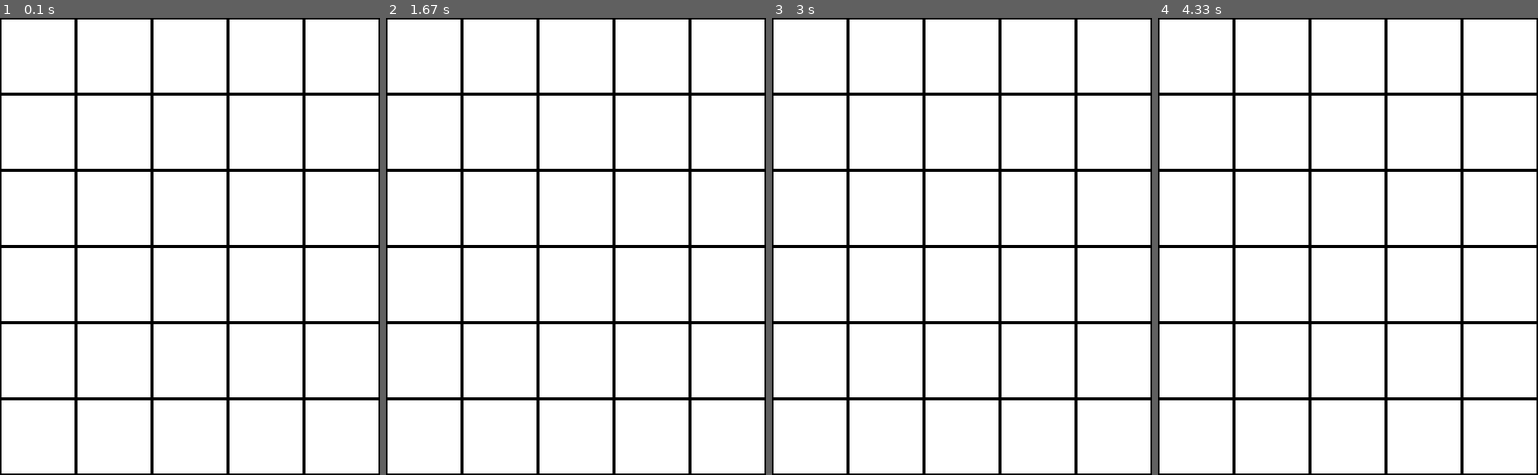
Above: before the commit, frames 1-4 (left to right).
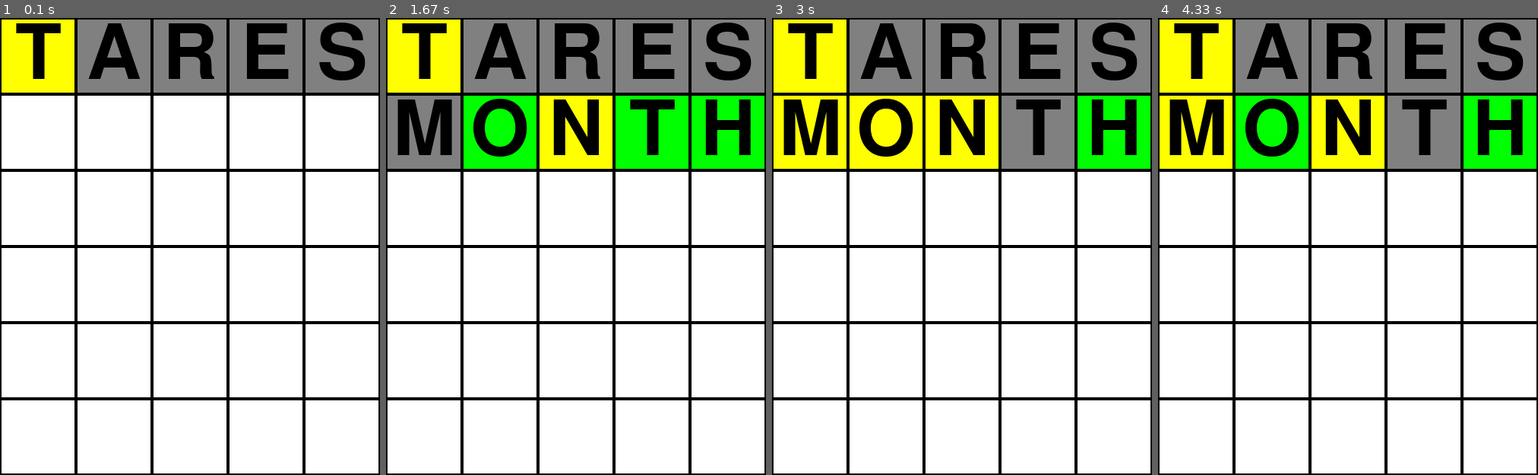
Above: after the commit, the same moments.

Repository: SamuelBanfield/wordleBot
Game: pygame game, started from run.py
The game is run twice, just before and just after one commit, with the same random seed, the same clock (stepped at 60 frames per second) and the same inputs.
Inputs (mouse positions are in pixels of both pictures, inside the frame that each line leads up to):
- Up to frame 1 (0.1 s): no input
- Up to frame 2 (1.67 s): tap Enter at 0.33 s; press the mouse at (633, 86) at 0.7 s; move the mouse to (674, 246) at 0.8 s; release the mouse at (716, 406) at 0.93 s; click (484, 155) at 1.07 s; click (564, 168) at 1.4 s
- Up to frame 3 (3 s): click (908, 150) at 1.73 s; click (817, 145) at 2.07 s; click (851, 159) at 2.4 s; click (1045, 136) at 2.77 s
- Up to frame 4 (4.33 s): click (1264, 164) at 3.27 s; click (1264, 164) at 3.57 s; press the mouse at (1264, 164) at 3.87 s; move the mouse to (1260, 145) at 3.97 s; release the mouse at (1256, 127) at 4.1 s; click (1275, 136) at 4.23 s

The runs differ from the first frame. In frame 1, 15% of the frame differs, in the area x 0-100%, y 0-17%; in frame 2, 31%, in the area x 0-100%, y 0-33%; in frame 3, 31%; in frame 4, 31%.

Commit message:
Separate out guesser UI to a separate file

Diff:
--- a/bot/wordle.py
+++ b/bot/wordle.py
@@ -43,8 +43,11 @@
 			if event.type == QUIT:
 				pygame.quit()
 				sys.exit()
-			if event.type == KEYUP:
-				self.handle_key_up(event.key)
+			self.handle_event(event)
+
+	def handle_event(self, event):
+		if event.type == KEYUP:
+			self.handle_key_up(event.key)
 
 	def handle_key_up(self, key):
 		if K_a <= key <= K_z: # Letter keys
--- a/bot/wordle_solver.py
+++ b/bot/wordle_solver.py
@@ -1,22 +1,20 @@
 '''
 Words that arent words: lieth, dieth, grook, shmoo, chiff, goeth
 '''
-import wordle, math, pygame, sys, os
+import math
 from pygame.locals import *
 
-from bot.game import GameObject, compare_words
+from bot.game import GameObject, compare_words, generate_word_list
 from itertools import product
 
 
-current_loc = os.path.dirname(__file__)
-
-file = current_loc + '/wordlists/bigWordFile.txt'
-small_file = current_loc + '/wordlists/5letterwords.txt'
-official_file = current_loc + '/wordlists/officialAnswerList.txt'
+file = 'wordlists/bigWordFile.txt'
+small_file = 'wordlists/5letterwords.txt'
+official_file = 'wordlists/officialAnswerList.txt'
 
 def f(x):
 	# These constants are determined by making alog(x)+b pass through (0,1), (us,mu), (5.4, 2.7)
-	mu = 3.35
+	# mu = 3.35
 	us = 10.84
 	x0 = -4.5
 	return 1 + (mu - 1) * math.log(1 - (x / x0), 10) / math.log(1 - (us / x0), 10)
@@ -26,7 +24,7 @@
 	patterns = []
 	frequencies = []
 	for word in word_list:
-		pattern = wordle.compare(answer, word)
+		pattern = compare_words(answer, word)
 		if pattern in patterns:
 			frequencies[patterns.index(pattern)] += 1
 		else:
@@ -50,6 +48,17 @@
 	return word_with_entropy
 
 def play_wordle_bot(answer_list, word_list, word, c_dict):
+	"""
+	Simulates a bot playing the Wordle game and returns the number of guesses taken to find the correct answer.
+	Parameters:
+	answer_list (list of str): The list of possible solutions.
+	word_list (list of str): The list of allowed guesses.
+	word (str): The target word to be guessed by the bot.
+	c_dict (dict): A dictionary mapping colourings to the next guess word.
+	Returns:
+	int: The number of guesses taken to find the correct answer. Returns 100 if the bot fails to find the answer within 6 guesses.
+	Notes: The bot starts with the word 'tares' as it maximizes expected entropy with no information.
+	"""
 	# Answer list is the list of possible solutions, test_list is the list of allowed guesses
 	word_with_max_entropy = 'tares' # Always using this word as it maximises expected entropy with no information
 	game = GameObject(word)
@@ -69,8 +78,7 @@
 
 		# Should never run, catches incorrect word errors
 		if len(answer_list) == 0:
-			print('Word not in word list!')
-			return
+			raise ValueError('Word not in word list!')
 
 		# Refreshes the entropies and selects the most entropic word as next guess
 		if len(answer_list) < 3:
@@ -83,61 +91,6 @@
 			next_guess = e[-1][0]
 
 	return 100 # Returns 100 in the case of a loss
-
-def wordle_bot_with_unknown_answer(word_list, test_list, c_dict):
-	word_with_max_entropy = 'tares'
-	game = GameObject('', 1)
-	game.guess(word_with_max_entropy)
-	font = pygame.font.Font(pygame.font.get_default_font(), 100)
-	width = 500
-	height = 600
-	screen = pygame.display.set_mode((width, height))
-	screen.fill((255,255,255))
-	clock = pygame.time.Clock()
-	fps = 20
-	playing = True
-	while playing:
-		for event in pygame.event.get():
-			if event.type == QUIT:
-				pygame.quit()
-				sys.exit()
-			if event.type == KEYUP:
-				if event.key == K_SPACE:
-					print(game.colourings, game.guesses)
-					if len(game.colourings[game.currentGuess-1]) == 5:
-						colouring_complete = True
-						for colouring in game.colourings[game.currentGuess-1]:
-							if colouring == -1:
-								colouring_complete = False
-						if colouring_complete:
-							test_list = [word for word in test_list if game.colourings[game.currentGuess-1] == compare_words(game.guesses[game.currentGuess-1], word)]
-							if game.currentGuess == 1:
-								next_guess = c_dict[tuple(game.colourings[game.currentGuess-1])]
-							else:
-								scores = get_all_entropies(test_list, word_list)
-								n = len(test_list)
-								if n == 0:
-									'No possibilities'
-								p = 1/n
-								score = game.currentGuess-1
-								for pair in scores:
-									if pair[0] in test_list:
-										pair[1] = (score+1)*(p) + (1-p)*(score+1+f(math.log(n, 2)-pair[1]))
-									else:
-										pair[1] = score+1+f(math.log(n, 2)-pair[1])
-								scores.sort(reverse = True, key = lambda pair: pair[1])
-								next_guess = scores[-1][0]
-
-							print(len(test_list))
-							game.guess(next_guess)
-			if event.type == MOUSEBUTTONUP:
-				mouse = pygame.mouse.get_pos()
-				mouse_tile = [mouse[0]//100, mouse[1]//100]
-				if mouse_tile[1] == game.currentGuess-1:
-					game.colourings[mouse_tile[1]][mouse_tile[0]] += 1
-					game.colourings[mouse_tile[1]][mouse_tile[0]] = game.colourings[mouse_tile[1]][mouse_tile[0]] % 3
-		wordle.drawScreen(screen, game, font)
-		clock.tick(fps)
 
 def create_initial_colourings_file(word_list, test_words, sol):
 	initial_colourings_dict = {}
@@ -167,13 +120,8 @@
 	return initial_colourings_dict
 
 def main():
-	word_list = wordle.generateWordList(file)
-	#test_list = copy.copy(word_list)
-	test_words = wordle.generateWordList(small_file)
-	c_dict = load_colouring_dict(current_loc+'/colourings/initialColourings2')
-	# play_wordle_bot(test_words, word_list, 'tares', c_dict)
-	wordle_bot_with_unknown_answer(test_words, word_list, c_dict)
-
-
-if __name__ == '__main__':
-	main()
+	word_list = generate_word_list(file)
+	test_words = generate_word_list(small_file)
+	c_dict = load_colouring_dict('colourings/initialColourings2')
+	for word in word_list:
+		print((word, play_wordle_bot(test_words, word_list, word, c_dict)))
--- /dev/null
+++ b/bot/wordle_solver_ui.py
@@ -0,0 +1,65 @@
+'''
+Words that arent words: lieth, dieth, grook, shmoo, chiff, goeth
+'''
+import math, pygame, sys
+from pygame.locals import *
+
+from bot.game import GameObject, compare_words, generate_word_list
+from bot.wordle_solver import get_all_entropies, f, file, small_file, load_colouring_dict
+from bot.wordle import PygameWordleUI
+
+
+class PygameWordleSolverUI(PygameWordleUI):
+
+    def __init__(self, word_list, test_list, c_dict, intial_guess):
+        super().__init__('cloth')
+        self.game.guess(intial_guess)
+        self.word_list = word_list
+        self.test_list = test_list
+        self.c_dict = c_dict
+
+    def handle_event(self, event):
+        if event.type == KEYUP and event.key == K_RETURN:
+            colouring_complete = True
+            for colouring in self.game.colourings[self.game.current_guess - 1]:
+                if colouring == -1:
+                    colouring_complete = False
+            if colouring_complete:
+                self.test_list = [
+                    word for word in self.test_list
+                    if self.game.colourings[self.game.current_guess - 1] == compare_words(self.game.guesses[self.game.current_guess-1], word)
+                ]
+                if self.game.current_guess == 1:
+                    next_guess = self.c_dict[tuple(self.game.colourings[self.game.current_guess-1])]
+                else:
+                    scores = get_all_entropies(self.test_list, self.word_list)
+                    n = len(self.test_list)
+                    if n == 0:
+                        'No possibilities'
+                    p = 1 / n
+                    score = self.game.currentGuess-1
+                    for pair in scores:
+                        if pair[0] in self.test_list:
+                            pair[1] = (score + 1)*(p) + (1 - p)*(score + 1 + f(math.log(n, 2) - pair[1]))
+                        else:
+                            pair[1] = score + 1 + f(math.log(n, 2) - pair[1])
+                    scores.sort(reverse = True, key = lambda pair: pair[1])
+                    next_guess = scores[-1][0]
+
+                self.game.guess(next_guess)
+        if event.type == MOUSEBUTTONUP:
+            mouse = pygame.mouse.get_pos()
+            mouse_tile = [mouse[0] // self.square_size, mouse[1] // self.square_size]
+            if mouse_tile[1] == self.game.current_guess - 1:
+                self.game.colourings[mouse_tile[1]][mouse_tile[0]] = (self.game.colourings[mouse_tile[1]][mouse_tile[0]] + 1) % 3
+
+
+def run_wordle_bot_with_unknown_answer(word_list, test_list, c_dict, initial_guess):
+    ui = PygameWordleSolverUI(word_list, test_list, c_dict, initial_guess)
+    ui.run()
+
+def main():
+    word_list = generate_word_list(file)
+    test_words = generate_word_list(small_file)
+    c_dict = load_colouring_dict('colourings/initialColourings2')
+    run_wordle_bot_with_unknown_answer(test_words, word_list, c_dict, "tares")
--- a/run.py
+++ b/run.py
@@ -1,3 +1,4 @@
-from bot.wordle import main
 if __name__ == '__main__':
+    # from bot.wordle import main
+    from bot.wordle_solver_ui import main
     main()
